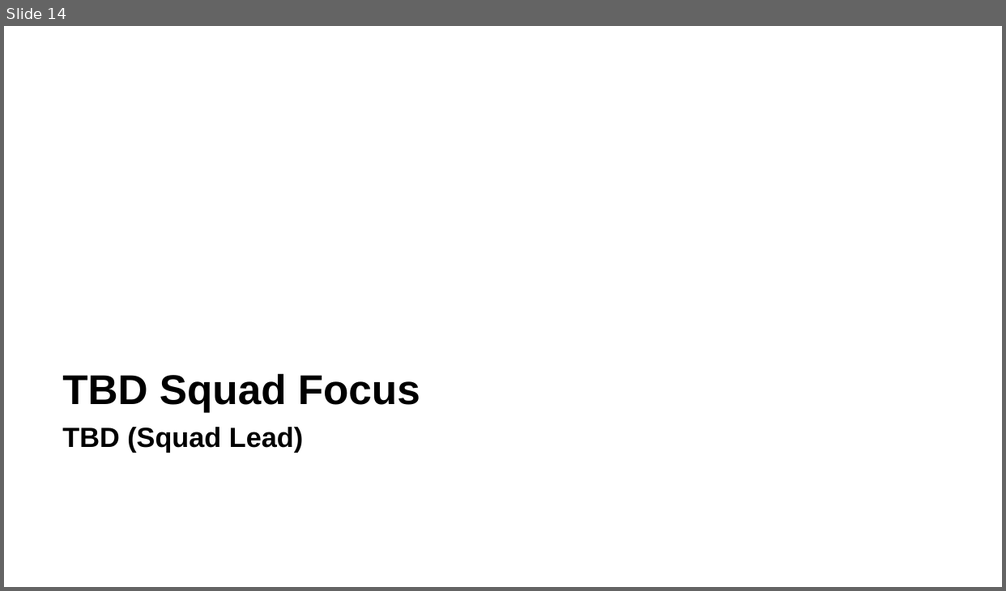
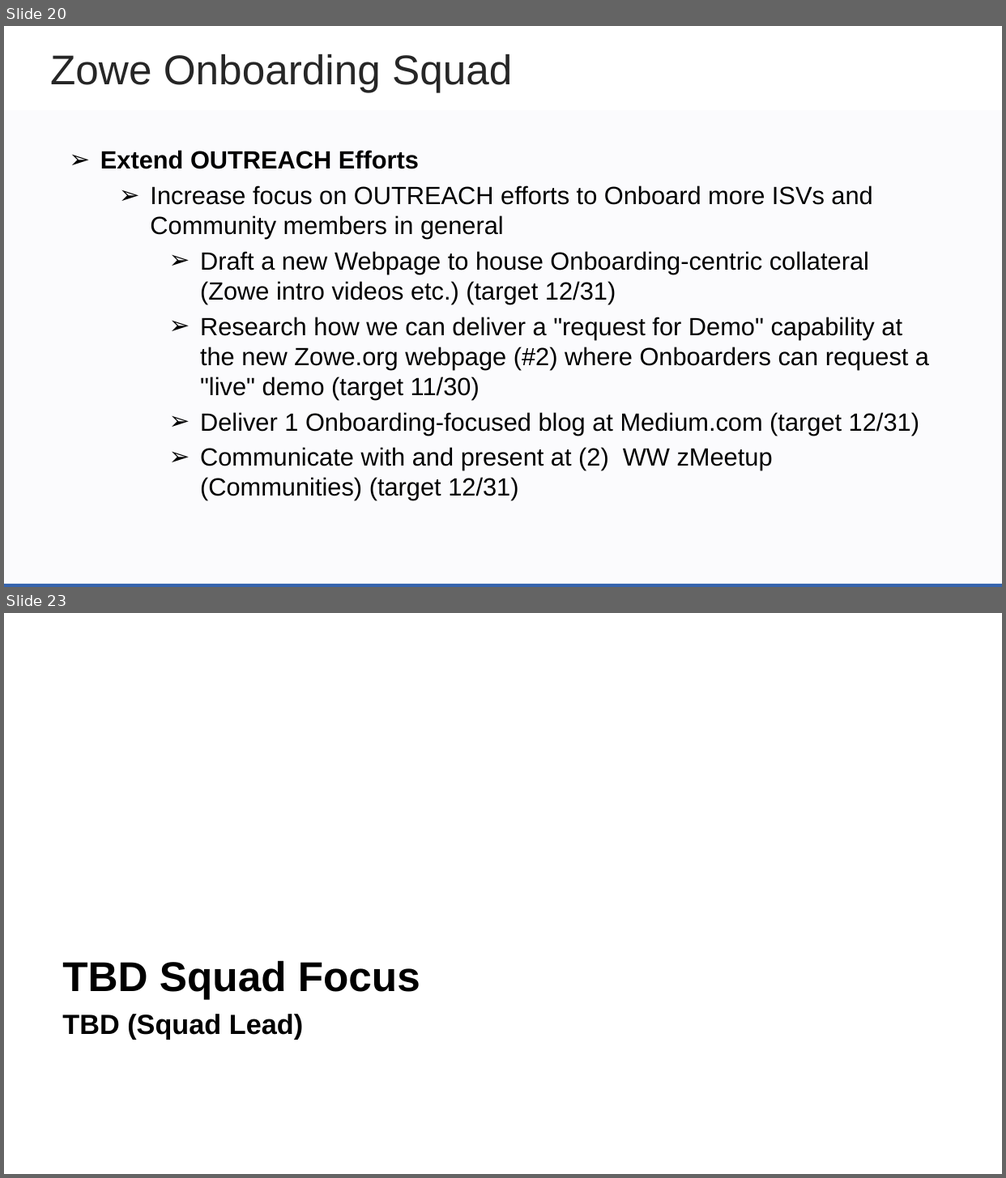
Before and after one commit to zowe/community, a slide deck: Project Management/PI Planning/20PI4 Planning/Zowe Community Squad Focus for 20PI4.pptx. Shown one above the other, each under a label of ours: slide 14 before the commit, slides 20 and 23 after it; the slides between them are not shown. The pictures are 1006x591 and 1006x1178 pixels, drawn with LibreOffice and Linux fonts; fonts in the diff are those of the drawing; background and template pictures are left out. Boxes give left, top, right and bottom in pixels: in the first picture for what was removed or moved away, otherwise in the second. Text is boxed around its words. In the diff, an @@ line names an element or a change of style, - is before the commit and + after.

Commit message:
Add CLI and Onboarding Squad Proposed Objectives

```diff
--- a/Project Management/PI Planning/20PI4 Planning/Zowe Community Squad Focus for 20PI4.pptx
+++ b/Project Management/PI Planning/20PI4 Planning/Zowe Community Squad Focus for 20PI4.pptx
@@ slide 20 added at <box>4,26,1002,587</box>, background #FFFFFF @@
@@ text added at <box>50,54,512,92</box>, 30 pt, text #262626 @@
+Zowe Onboarding Squad
@@ rectangle added at <box>4,109,1002,587</box>, fill #3664AD at 2% opacity @@
@@ text added at <box>100,150,929,501</box>, 18 pt, text #000000 @@
+➢ Extend OUTREACH Efforts
+  ➢ Increase focus on OUTREACH efforts to Onboard more ISVs and Community members in general
+    ➢ Draft a new Webpage to house Onboarding-centric collateral (Zowe intro videos etc.) (target 12/31)
+    ➢ Research how we can deliver a "request for Demo" capability at the new Zowe.org webpage (#2) where Onboarders can request a "live" demo (target 11/30)
+    ➢ Deliver 1 Onboarding-focused blog at Medium.com (target 12/31)
+    ➢ Communicate with and present at (2) WW zMeetup (Communities) (target 12/31)
@@ rectangle added at <box>4,584,1002,587</box>, fill #3664AD @@
@@ what was slide 14 is now slide 23 @@
```
Also in this commit, not shown: 11 slides changed, 8 other slides added.
